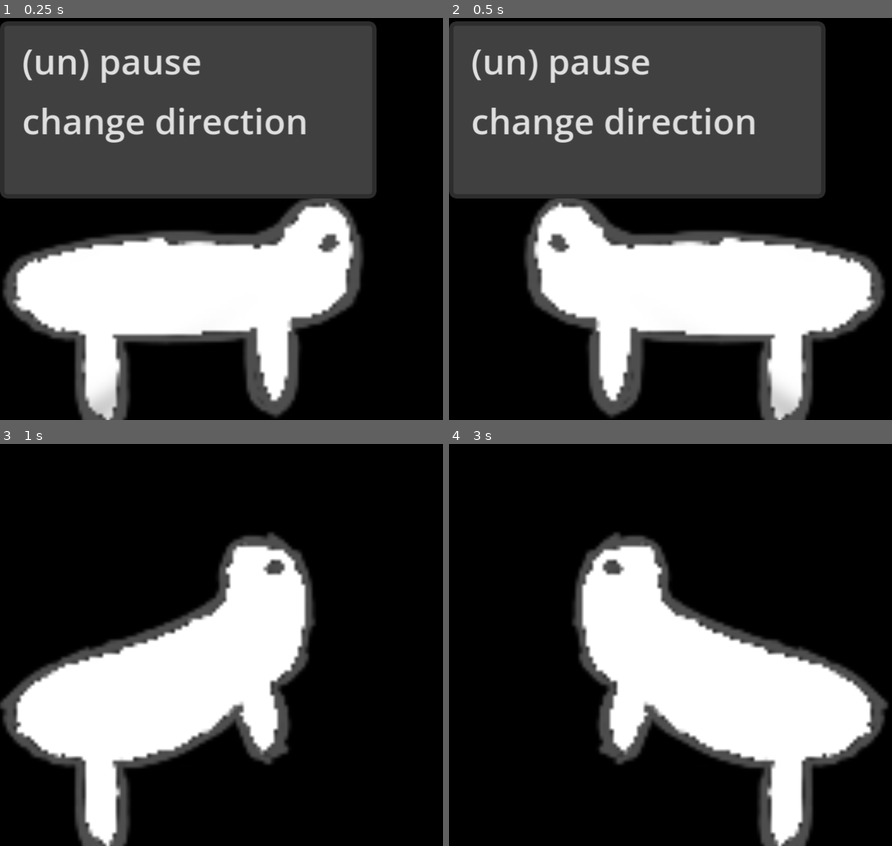
Above: before the commit, frames 1-4 (two rows, left to right).
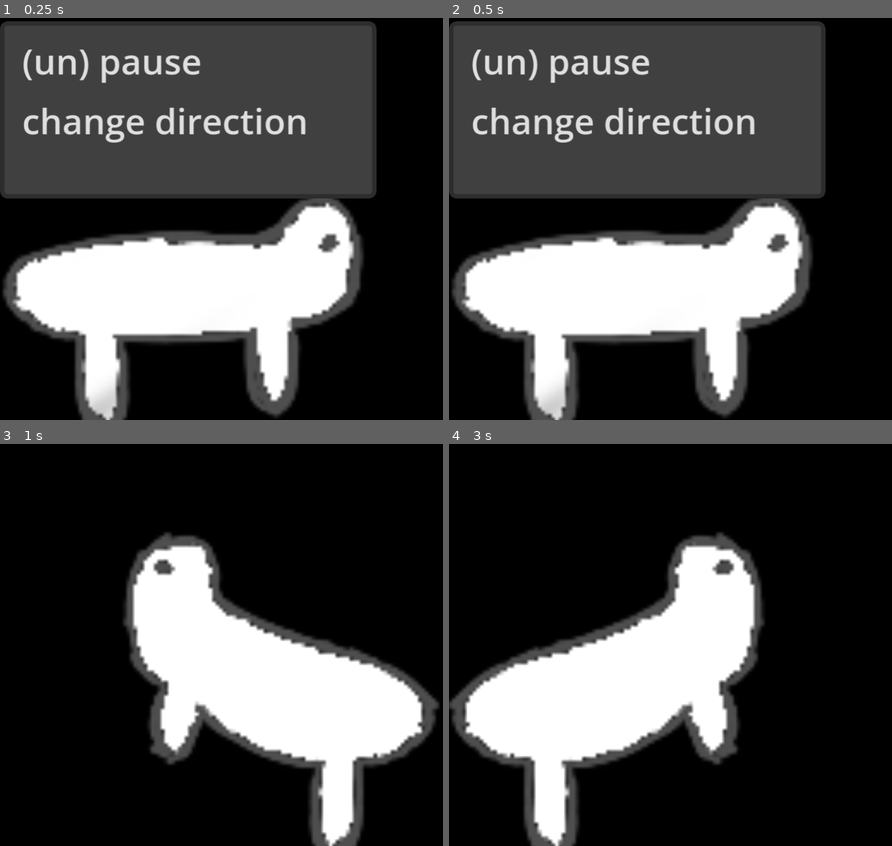
Above: after the commit, the same moments.

Repository: fabianternis/my-screen-pet
Game: Godot game, scene res://main.tscn
Same seed, same stepped clock (60 frames per second), same inputs: the game is played once before the commit and once after it.
Inputs (mouse positions are in pixels of both pictures, inside the frame that each line leads up to):
- Up to frame 1 (0.25 s): no input
- Up to frame 2 (0.5 s): no input
- Up to frame 3 (1 s): tap Enter at 0.5 s; drag from (217, 721) to (265, 528) at 0.52 s
- Up to frame 4 (3 s): tap Space at 1.25 s; drag from (581, 645) to (666, 721) at 1.27 s; move the mouse to (714, 528) at 2.02 s; hold Right 2.03-2.75 s; tap Alt at 2.1 s; drag from (648, 713) to (537, 556) at 2.77 s

Frame 1 is identical in both runs. In frame 2, 23% of the frame differs, in the area x 0-99%, y 44-100%; in frame 3, 34%, in the area x 0-100%, y 21-100%; in frame 4, 34%.

Commit message:
I am officially unable to debug this.

Diff:
--- a/main.gd
+++ b/main.gd
@@ -10,8 +10,8 @@
 var pause_time_since_last = 0.0 #not (yet) in use
 var is_following_mouse = false #not in use
 
-var default_speed = 100
-var initial_direction = Vector2(2, 1.2)
+var default_speed = 200
+var initial_direction = Vector2(1, 1)
 #var direction = Vector2(1.3, 0.4)
 var direction = initial_direction
 var size_screen = Vector2()
@@ -116,6 +116,7 @@
 
 
 func _process(delta: float):
+	#print(direction)
 	var window_position = Vector2(DisplayServer.window_get_position())
 
 	if !is_paused:
@@ -164,7 +165,9 @@
 	if other_window_pos_tofix.x <= 0:
 		if direction.x < 0:
 			print(1)
-			switch_direction("x")
+			#switch_direction("x")
+			direction = initial_direction
+
 	elif other_window_pos_tofix.x >= max_x:
 		if direction.x > 0:
 			print(2)
@@ -196,12 +199,12 @@
 func switch_direction(axis = "x"):
 	if axis == "x":
 		print ('switch X in fn')
-		#direction.x *= -1
+		direction.x *= -1
 		sprite.flip_h = !sprite.flip_h
 	elif axis == "y":
 		print ('switch Y in fn')
 
-		#direction.y *= -1
+		direction.y *= -1
 	else:
 		return
 
